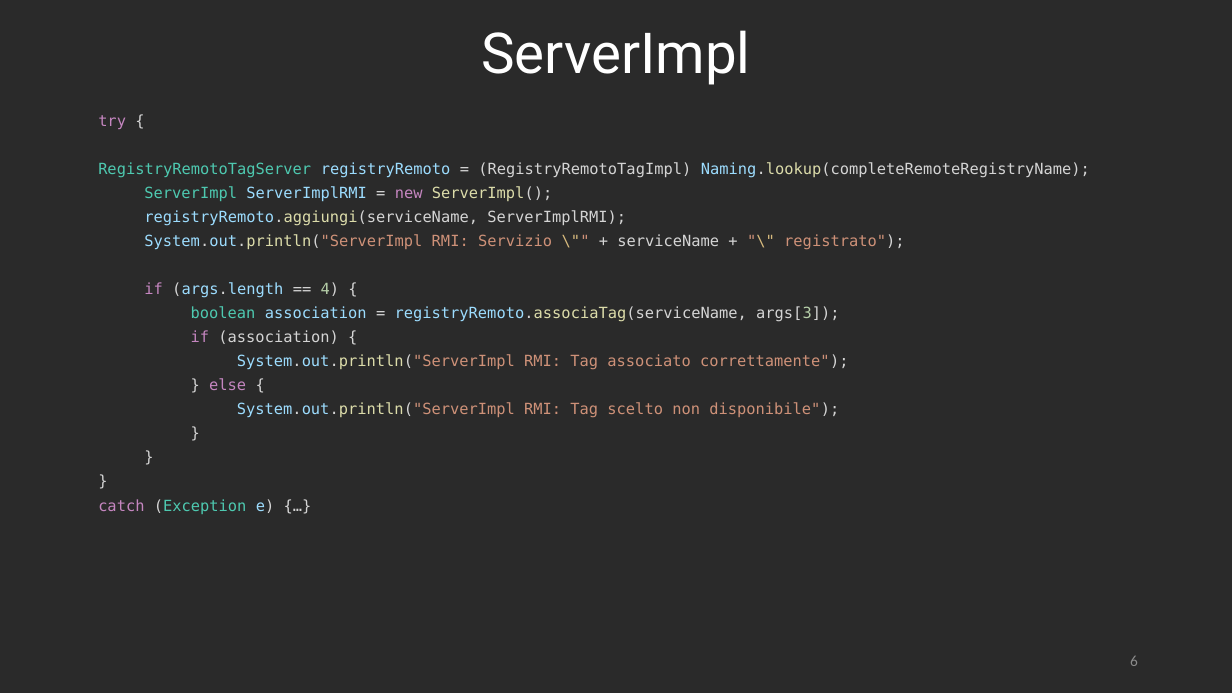
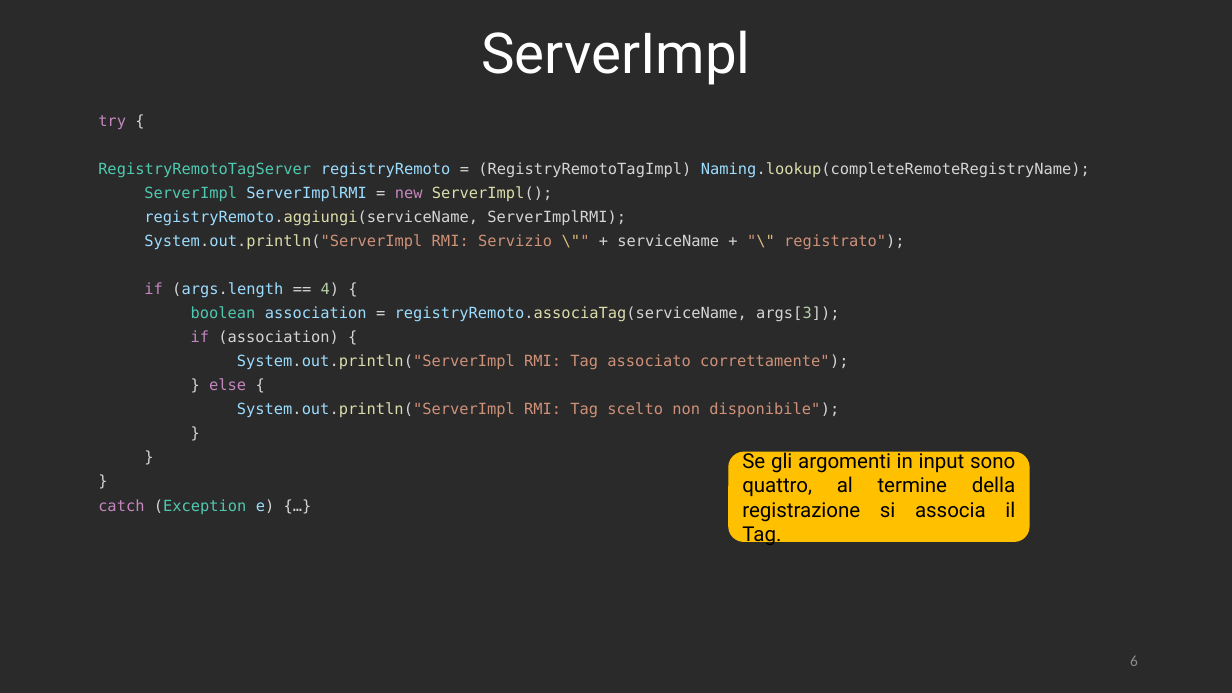
Before and after one commit to RetiCalc-Unibo/progetto7, a slide deck: slide 6 of Presentazione.pptx. Drawn at 1232x693 pixels with LibreOffice and Linux fonts; fonts in the diff are those of the drawing. Boxes give left, top, right and bottom in pixels: in the first picture for what was removed or moved away, otherwise in the second. Text is boxed around its words. In the diff, an @@ line names an element or a change of style, - is before the commit and + after.

```diff
--- a/Presentazione.pptx
+++ b/Presentazione.pptx
@@ rounded rectangle added at box(729, 452, 1030, 541), fill #FFC000, outline #FFC000 1 pt, 16 pt, text #000000 @@
+Se gli argomenti in input sono quattro, al termine della registrazione si associa il Tag.
```
Also in this commit, not shown: 5 other slides changed, 1 other file.
